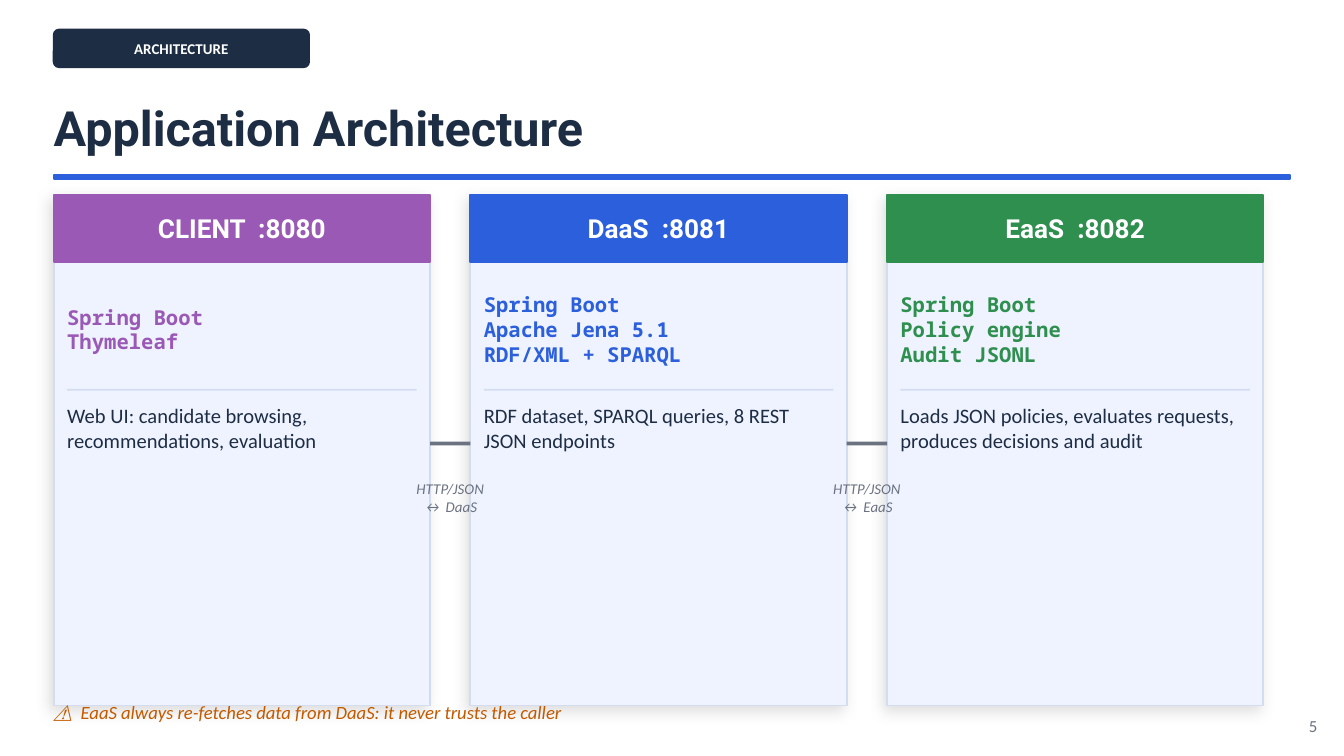
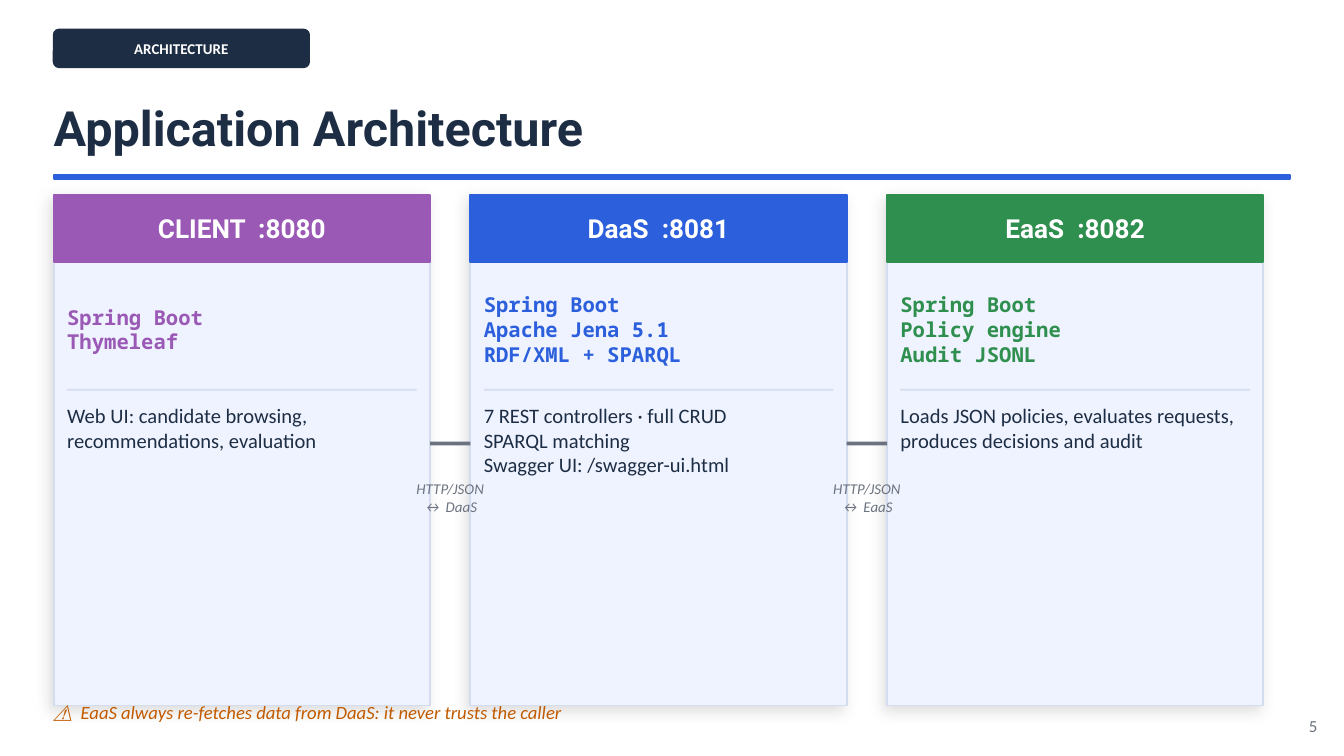
Before and after one commit to ediscota/SOSE-Homework, a slide deck: slide 5 of slides/SoSE-Employment-DaaS-EaaS.pptx. Drawn at 1344x756 pixels with LibreOffice and Linux fonts; fonts in the diff are those of the drawing. Boxes give left, top, right and bottom in pixels: in the first picture for what was removed or moved away, otherwise in the second. Text is boxed around its words. In the diff, an @@ line names an element or a change of style, - is before the commit and + after.

```diff
--- a/slides/SoSE-Employment-DaaS-EaaS.pptx
+++ b/slides/SoSE-Employment-DaaS-EaaS.pptx
@@ text at box(484, 408, 729, 476): text changed @@
-RDF dataset, SPARQL queries, 8 REST JSON endpoints
+7 REST controllers · full CRUD
+SPARQL matching
+Swagger UI: /swagger-ui.html
```
Also in this commit, not shown: 2 other slides changed, 1 slide added, 1 slide removed, 5 other files.
